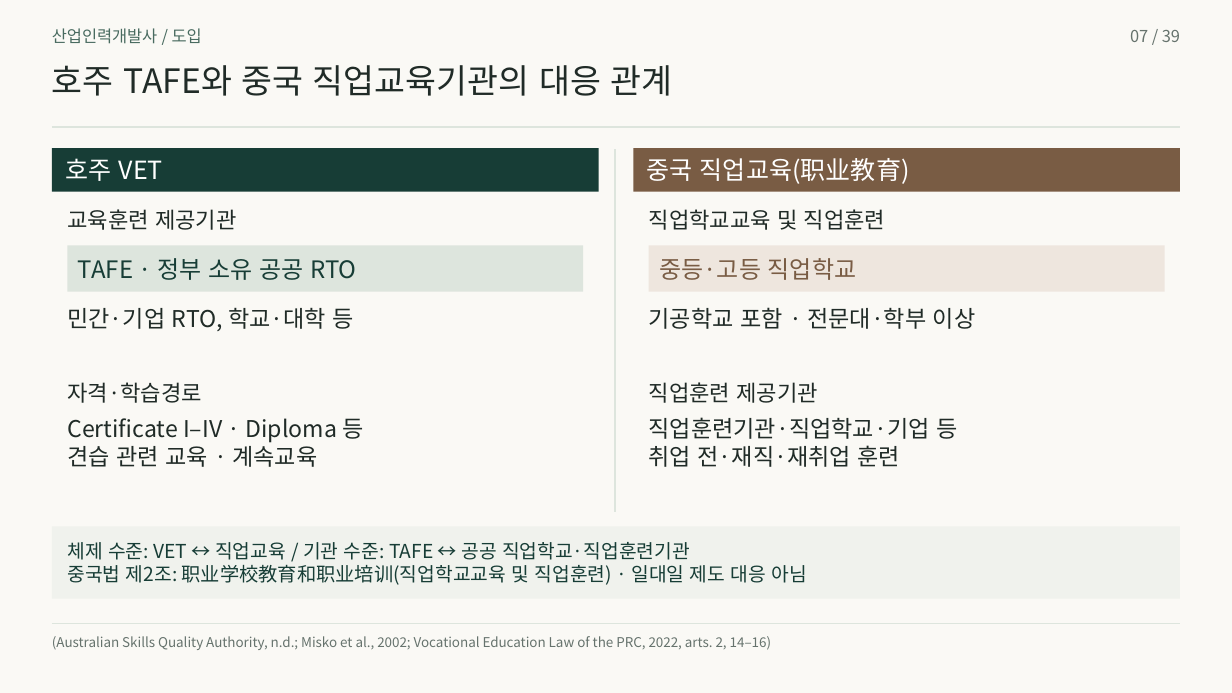
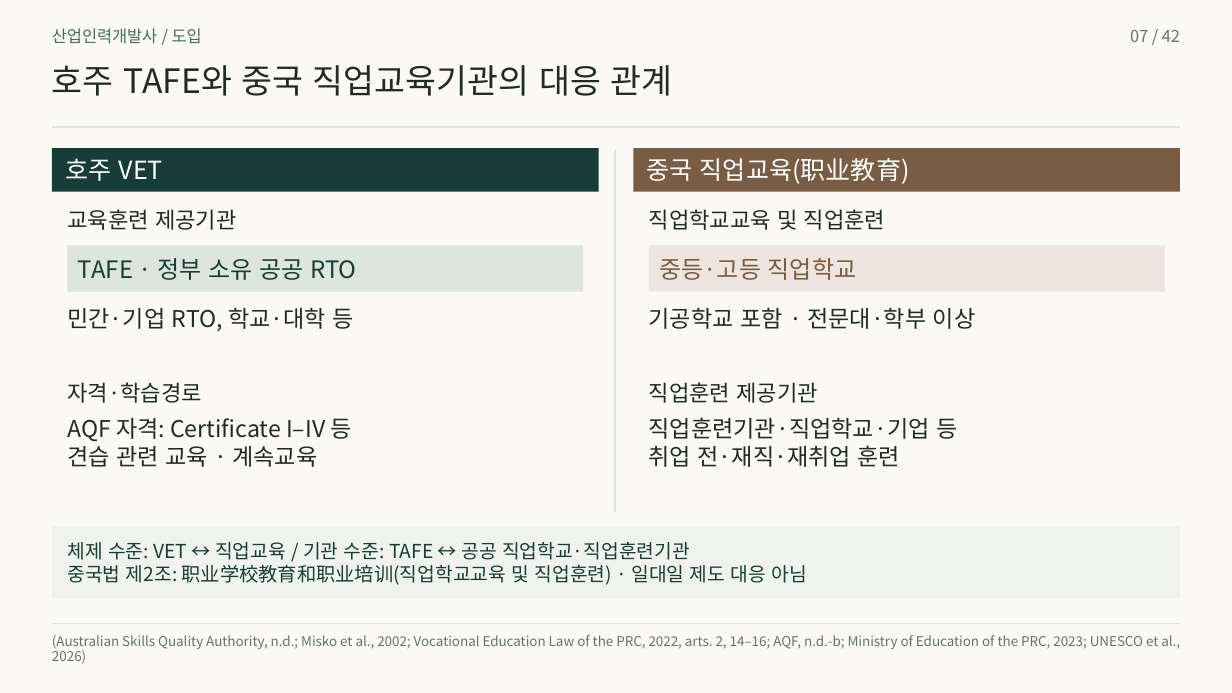
Before and after one commit to 01Chungee10/vet-history-rehearsal, a slide deck: slide 7 of au-cn-2026/presentation.pptx. Drawn at 1232x693 pixels with LibreOffice and Linux fonts; fonts in the diff are those of the drawing. Boxes give left, top, right and bottom in pixels: in the first picture for what was removed or moved away, otherwise in the second. Text is boxed around its words. In the diff, an @@ line names an element or a change of style, - is before the commit and + after.

```diff
--- a/au-cn-2026/presentation.pptx
+++ b/au-cn-2026/presentation.pptx
@@ text at bbox=[1130, 30, 1180, 42]: text changed @@
-07 / 39
+07 / 42
@@ text at bbox=[67, 418, 352, 442]: text changed @@
-Certificate I–IV · Diploma 등
+AQF 자격: Certificate I–IV 등
@@ text at bbox=[52, 635, 1180, 649]: text changed @@
-(Australian Skills Quality Authority, n.d.; Misko et al., 2002; Vocational Education Law of the PRC, 2022, arts. 2, 14–16)
+(Australian Skills Quality Authority, n.d.; Misko et al., 2002; Vocational Education Law of the PRC, 2022, arts. 2, 14–16; AQF, n.d.-b; Ministry of Education of the PRC, 2023; UNESCO et al.,
@@ text added at bbox=[52, 647, 86, 664], 10.5 pt, text #66736D @@
+2026)
```
Also in this commit, not shown: 38 other slides changed, 3 slides added, 46 other files.
